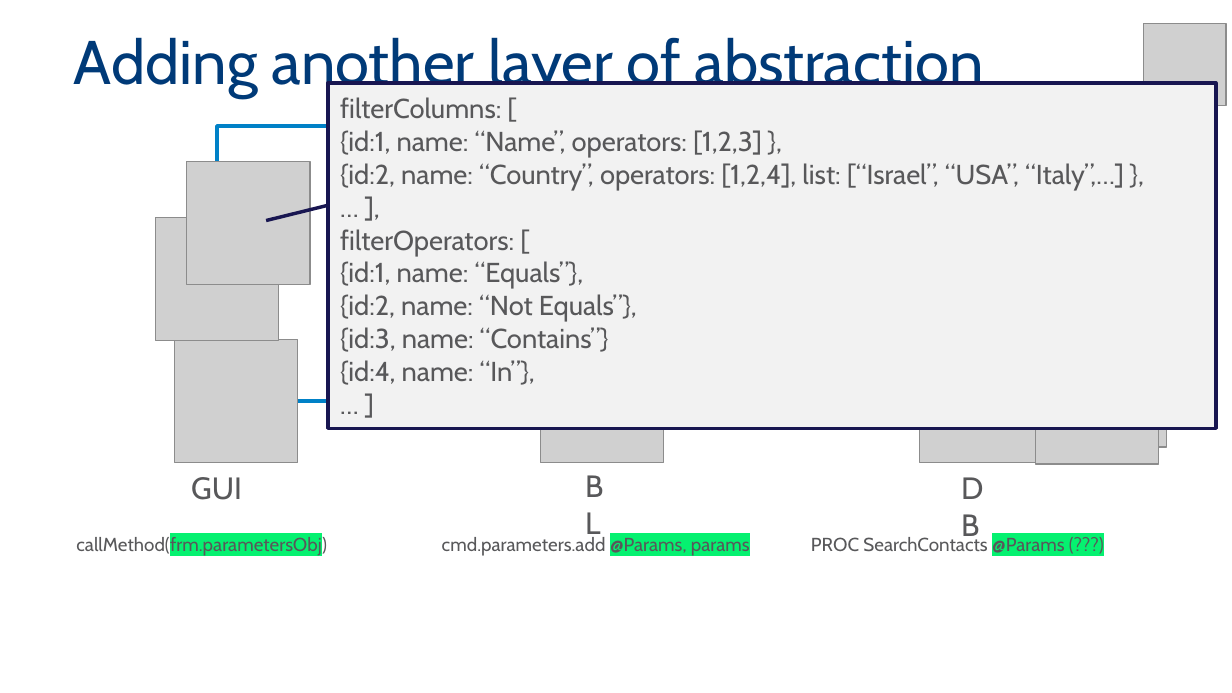
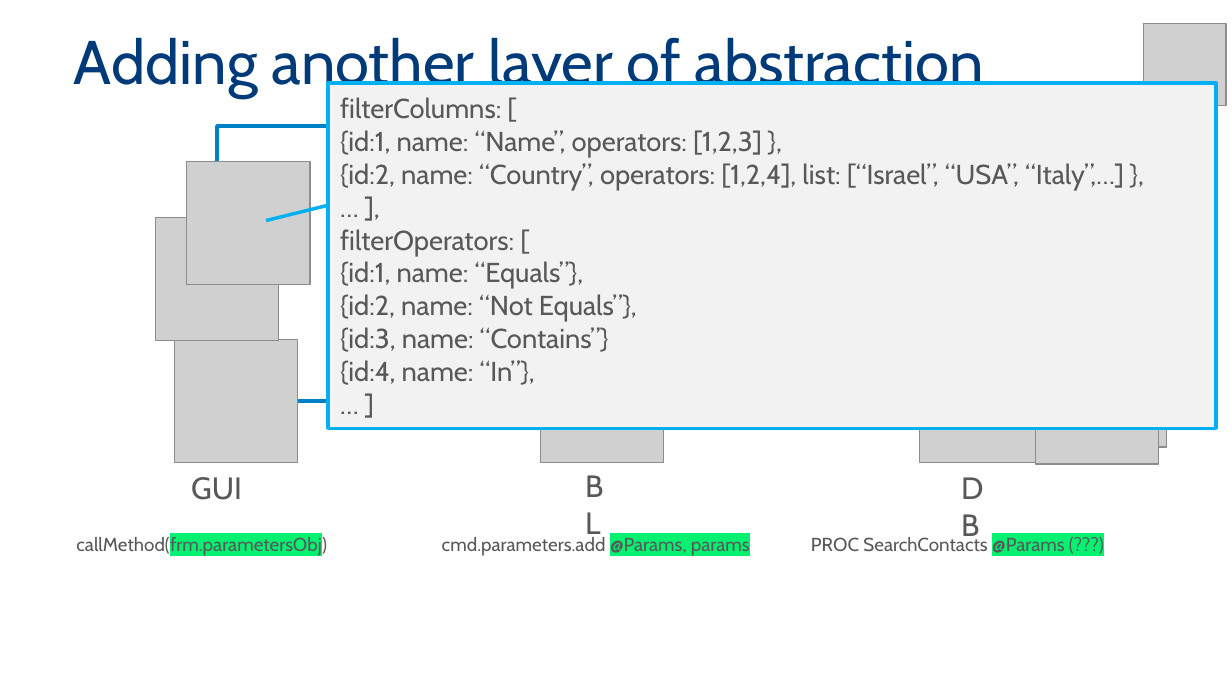
Before and after one commit to MadeiraData/DynamicFilters, a slide deck: slide 18 of DynamicFilters2.pptx. Drawn at 1232x693 pixels with LibreOffice and Linux fonts; fonts in the diff are those of the drawing; grey boxes stand for pictures; background and template pictures are left out. Boxes give left, top, right and bottom in pixels: in the first picture for what was removed or moved away, otherwise in the second. Text is boxed around its words. In the diff, an @@ line names an element or a change of style, - is before the commit and + after.

```diff
--- a/DynamicFilters2.pptx
+++ b/DynamicFilters2.pptx
@@ border callout "filterColumns: [" at [328,83,1216,428]: outline #181651 2 pt to #00B0F0 2 pt @@
```
Also in this commit, not shown: 6 other slides changed.
